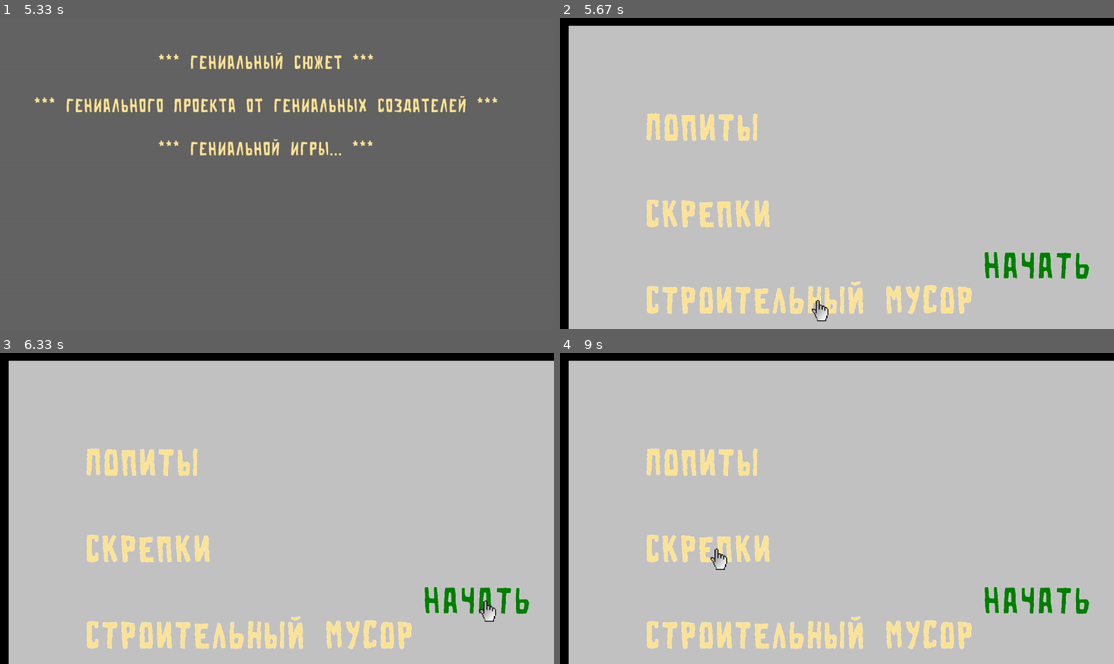
Above: before the commit, frames 1-4 (two rows, left to right).
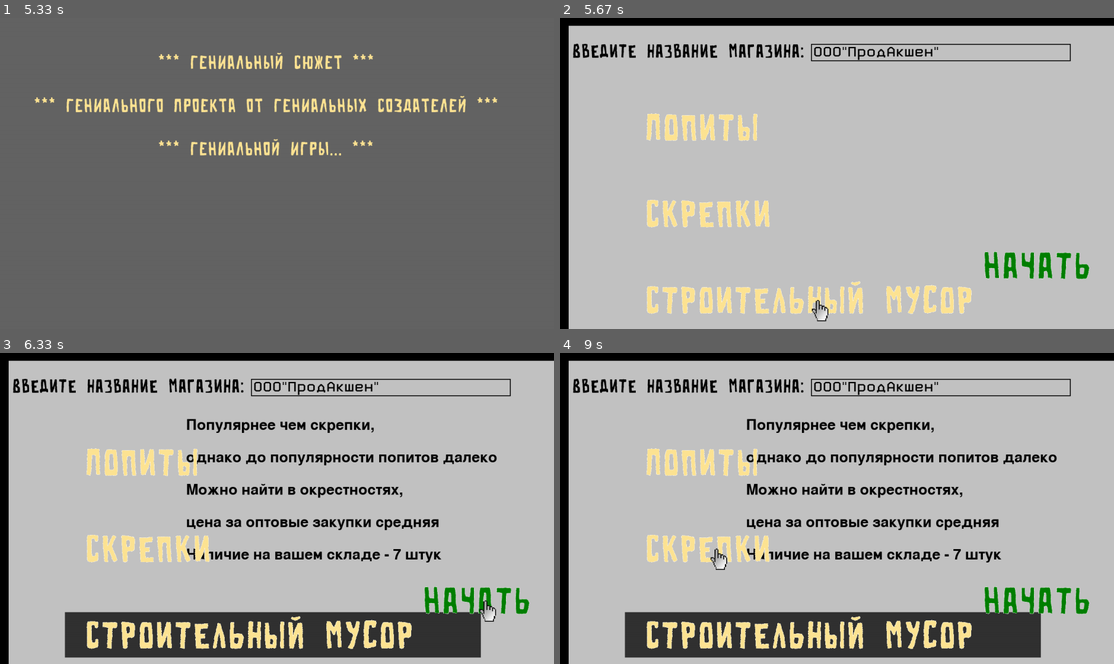
Above: after the commit, the same moments.

Repository: realReloadTime/GoodAppsProduction
Game: pygame game, started from start.py
The game is run twice, just before and just after one commit, with the same random seed, the same clock (stepped at 60 frames per second) and the same inputs.
Inputs (mouse positions are in pixels of both pictures, inside the frame that each line leads up to):
- Up to frame 1 (5.33 s): press the mouse at (254, 111) at 0.37 s; move the mouse to (271, 189) at 0.47 s; release the mouse at (293, 263) at 0.6 s; press the mouse at (254, 111) at 2.2 s; move the mouse to (171, 126) at 2.3 s; release the mouse at (88, 142) at 2.43 s; tap Esc at 4.65 s
- Up to frame 2 (5.67 s): press the mouse at (809, 301) at 5.62 s
- Up to frame 3 (6.33 s): move the mouse to (238, 586) at 5.72 s; release the mouse at (227, 536) at 5.85 s; press the mouse at (249, 636) at 5.95 s; move the mouse to (288, 561) at 6.05 s; release the mouse at (321, 489) at 6.18 s; press the mouse at (476, 598) at 6.28 s
- Up to frame 4 (9 s): move the mouse to (881, 561) at 6.38 s; release the mouse at (720, 520) at 6.52 s; press the mouse at (709, 548) at 6.62 s; move the mouse to (687, 483) at 6.72 s; release the mouse at (665, 421) at 6.85 s; press the mouse at (1036, 598) at 6.95 s; move the mouse to (958, 502) at 7.05 s; release the mouse at (875, 408) at 7.18 s; press the mouse at (709, 548) at 7.28 s; move the mouse to (687, 524) at 7.38 s; release the mouse at (659, 502) at 7.52 s; click (837, 393) at 7.63 s; press the mouse at (809, 636) at 7.95 s; move the mouse to (764, 595) at 8.05 s; release the mouse at (720, 555) at 8.18 s; press the mouse at (809, 636) at 8.28 s; move the mouse to (903, 552) at 8.38 s; release the mouse at (1003, 468) at 8.52 s; press the mouse at (809, 636) at 8.62 s; move the mouse to (892, 611) at 8.72 s; release the mouse at (975, 589) at 8.85 s; press the mouse at (709, 548) at 8.95 s

Frame 1 is identical in both runs. In frame 2, 1.8% of the frame differs, in the area x 2-93%, y 8-15%; in frame 3, 15%, in the area x 2-93%, y 8-99%; in frame 4, 15%.

Commit message:
done started screen, new class InputText, tip for user and tips for start goods, added database

Diff:
--- a/modules/pygame_button.py
+++ b/modules/pygame_button.py
@@ -7,7 +7,7 @@
 
 def clear_and_load_image(name, colorkey=None):
     fullname = os.path.join('data', name)
-    # если файл не существует, то выходим
+
     if not os.path.isfile(fullname):
         print(f"Файл с изображением '{fullname}' не найден")
         sys.exit()
@@ -20,20 +20,33 @@
         image.set_colorkey(colorkey)
     else:
         image = image.convert_alpha()
-
     return image
 
 
+# ПРИНЦИП РАБОТЫ КЛАССА
+# 1) берет clear_image.png, делает прозрачным
+# 2) создает текст и ужимает прозрачный фон до размера текста
+# 3) наносит текст на фон
 class Button(pygame.sprite.Sprite):
+
+    # name = текст кнопки,
+    # coords = (x, y) положение кнопки,
+    # color = (любой формат) цвет текста, можно указать None,
+    # *group = группировка для кнопки
     def __init__(self, name, coords, color, *group):
         super().__init__(*group)
+
         if color is None:
             color = '#FFE594'
+        font = pygame.font.Font('text_fonts/start_shr.ttf', 100)
+        text_surface = font.render(name, True, pygame.Color(color))
+
         self.name = name
+        self.tracing = False
+        self.selected = False
+
         self.image = clear_and_load_image('clear_image.png', -1)
         self.coords = coords
-        font = pygame.font.Font('text_fonts/start_shr.ttf', 100)
-        text_surface = font.render(name, True, pygame.Color(color))
         self.image = pygame.transform.scale(self.image, text_surface.get_size())
         self.image.blit(text_surface, (0, 0))
         self.size = self.image.get_width(), self.image.get_height()
@@ -41,7 +54,7 @@
 
     def clicked(self, mouse_pos):
         x, y = mouse_pos
-        if self.coords[0] <= x <= self.coords[0] + self.image.get_rect()[2] and\
-           self.coords[1] <= y <= self.coords[1] + self.image.get_rect()[3]:
+        if self.coords[0] <= x <= self.coords[0] + self.image.get_rect()[2] and \
+                self.coords[1] <= y <= self.coords[1] + self.image.get_rect()[3]:
             return True
         return False
--- a/modules/pygame_image.py
+++ b/modules/pygame_image.py
@@ -3,7 +3,7 @@
 import sys
 
 
-class Background(pygame.sprite.Sprite):  # специальный класс для добавления фонового изображения
+class Image(pygame.sprite.Sprite):  # преобразует файл изображения в формат, распознаваемый pygame
     def __init__(self, image_file, location=(0, 0)):
         pygame.sprite.Sprite.__init__(self)
         self.image = pygame.image.load(image_file)
--- /dev/null
+++ b/modules/pygame_text.py
@@ -0,0 +1,55 @@
+import pygame
+
+pygame.init()
+
+
+# берет текст, расположение, название файла шрифта(необяз.), размер(необяз.), цвет(любой формат, необяз.)
+# возвращает плоскость текста, координаты концов(по горизонтали и вертикали)
+def label(text, location, font_name='start_shr.ttf', size=50, color='black'):
+    if font_name is not None:
+        font_name = 'text_fonts/' + font_name
+    font = pygame.font.Font(font_name, size)
+    text_surface = font.render(text, True, pygame.Color(color))
+    return text_surface, location, text_surface.get_width() + location[0], text_surface.get_height() + location[1]
+
+
+class InputBox:
+    def __init__(self, x, y, w, h, text=''):
+        self.w = w
+        self.active_color, self.unactive_color = 'white', 'black'
+        self.rect = pygame.Rect(x, y, w, h)
+        self.color = pygame.Color('black')
+        self.text = text
+        self.font_val = pygame.font.Font('text_fonts/button_shr.ttf', 32)
+        self.txt_surface = self.font_val.render(text, True, self.color)
+        self.active = False
+
+    def handle_event(self, event):
+        if event.type == pygame.MOUSEBUTTONDOWN:
+            # If the user clicked on the input_box rect.
+            if self.rect.collidepoint(event.pos):
+                # Toggle the active variable.
+                self.active = not self.active
+            else:
+                self.active = False
+            # Change the current color of the input box.
+            self.color = self.active_color if self.active else self.unactive_color
+        if event.type == pygame.KEYUP:
+            if self.active:
+                if event.key == pygame.K_BACKSPACE:
+                    self.text = self.text[:-1]
+                else:
+                    self.text += event.unicode
+                # Re-render the text.
+                self.txt_surface = self.font_val.render(self.text, True, self.unactive_color)
+
+    def update(self):
+        # Resize the box if the text is too long.
+        width = max(self.w, self.txt_surface.get_width() + 10)
+        self.rect.w = width
+
+    def draw(self, screen):
+        # Blit the text.
+        screen.blit(self.txt_surface, (self.rect.x + 5, self.rect.y + 5))
+        # Blit the rect.
+        pygame.draw.rect(screen, self.color, self.rect, 2)
--- a/modules/text.py
+++ /dev/null
@@ -1,9 +0,0 @@
-import pygame
-
-pygame.init()
-
-
-def label(text, location, font_name='text_fonts/start_shr.ttf', size=50, color='black'):
-    font = pygame.font.Font(font_name, 100)
-    text_surface = font.render(text, True, pygame.Color(color))
-    return text_surface, text_surface.get_width() + location[0], text_surface.get_height() + location[1]
--- a/start.py
+++ b/start.py
@@ -3,7 +3,7 @@
 # Начать разработку дата базы для сохранения данных
 
 import pygame
-from modules import pygame_button, pygame_image
+from modules import pygame_button, pygame_image, pygame_text
 from win32api import GetSystemMetrics
 import os
 import sys
@@ -11,36 +11,42 @@
 
 class SellAndGive:
     def __init__(self):
-        # взять размеры экрана (нужно для правильного расположения объектов на любом экране)
         self.width = GetSystemMetrics(0)
         self.height = GetSystemMetrics(1)
+        self.screen = pygame.display.set_mode((self.width, self.height))
+        self.all_screens = ['MainMenu', 'NewGameScreen', 'Continue', 'Authors', 'Desktop', 'Site']
 
         self.menu_buttons = [['Новая игра', 0], ['Продолжить', 0], ['Авторы', 0],
                              ['Выйти', 0]]  # названия и состояния кнопок
 
-        # расположение кнопок
         self.menu_button_location = []  # ЗАПИСЬ ПО СХЕМЕ
-        # [x0 - обводка, y0 - обводка, ширина + обводка, высота + обводка]
-
-        self.screen = pygame.display.set_mode((self.width, self.height))
-
-        # менеджер экранов для удобного переключения между ними(список будет расширяться)
-        self.all_screens = ['MainMenu', 'NewGameScreen', 'Continue', 'Authors', 'Desktop', 'Site']
-
-        # отмечаем выбранный экран
+        # [x0 - обводка, y0 - обводка, ширина + обводка, высота + обводка] (заполняется в программе)
+
         self.selected_screen = self.all_screens[0]
-        self.start_plot_played = False
+        self.start_plot_played = False  # флаг проверки проигрыша сюжета
 
         self.buttons_start_group = pygame.sprite.Group()
-        font = pygame.font.Font(None, 100)
+        self.buttons_start_clicked = []  # здесь будет последняя нажатая кнопка при начальном выборе товара
+        self.start_text_input = pygame_text.InputBox(self.width - 700, 60, 600, 40, 'ООО"ПродАкшен"')
         start_buttons = [('Начать', (self.width - 300, self.height - 200), '#008000'),
-                   ('Попиты', (200, 200), None),
-                   ('Скрепки', (200, 400), None),
-                   ('Строительный мусор', (200, 600), None)]
+                         ('Попиты', (200, 200), None),
+                         ('Скрепки', (200, 400), None),
+                         ('Строительный мусор', (200, 600), None)]
+        self.start_buttons_info = {'Попиты': 'Самый ходовой товар в вашем городе, \nможно продавать за соответствующую '
+                                             'цену\n'
+                                             'Делаются в Китае, поэтому \nцена за оптовые закупки высокая,\n'
+                                             'Наличие на вашем складе - 10 штук',
+                                   'Скрепки': 'Не самый популярный товар в городе, \nдешево продается\n'
+                                              'Делаются в местном заводе, поэтому \nцена за оптовые закупки низкая\n'
+                                              'Наличие на вашем складе - 20 штук',
+                                   'Строительный мусор': 'Популярнее чем скрепки, \nоднако до популярности попитов '
+                                                         'далеко\n'
+                                                         'Можно найти в окрестностях, \nцена за оптовые закупки '
+                                                         'средняя\n'
+                                                         'Наличие на вашем складе - 7 штук'}
         for button in start_buttons:
-            new_button = pygame_button.Button(button[0], button[1], button[2], self.buttons_start_group)
-
-        # запускаем приложение
+            pygame_button.Button(button[0], button[1], button[2], self.buttons_start_group)
+
         self.app_running()
 
     def app_running(self):  # старт и работа приложения
@@ -57,10 +63,58 @@
 
         while running:
             for event in pygame.event.get():
+                if self.selected_screen == self.all_screens[1]:
+                    self.start_text_input.handle_event(event)
                 if event.type == pygame.QUIT or \
                         event.type == pygame.KEYDOWN and event.key == pygame.K_ESCAPE:  # выход на кнопку ESC
                     self.app_end()
                     running = False
+
+                if event.type == pygame.MOUSEBUTTONDOWN:  # проверка нажатия мыши
+
+                    if self.selected_screen == self.all_screens[0]:
+
+                        # нажатие по кнопке выхода
+                        if self.menu_button_location[3][0] <= event.pos[0] <= \
+                                self.menu_button_location[3][0] + self.menu_button_location[3][2] and \
+                                self.menu_button_location[3][1] <= event.pos[1] <= \
+                                self.menu_button_location[3][1] + self.menu_button_location[3][3]:
+                            self.app_end()
+                            running = False
+
+                        # нажатие по кнопке Новая Игра
+                        elif self.menu_button_location[0][0] <= event.pos[0] <= \
+                                self.menu_button_location[0][0] + self.menu_button_location[0][2] and \
+                                self.menu_button_location[0][1] <= event.pos[1] <= \
+                                self.menu_button_location[0][1] + self.menu_button_location[0][3]:
+                            self.selected_screen = self.all_screens[1]
+
+                        # нажатие по кнопке Продолжить
+                        elif self.menu_button_location[1][0] <= event.pos[0] <= \
+                                self.menu_button_location[1][0] + self.menu_button_location[1][2] and \
+                                self.menu_button_location[1][1] <= event.pos[1] <= \
+                                self.menu_button_location[1][1] + self.menu_button_location[1][3]:
+                            self.selected_screen = self.all_screens[2]
+
+                        # нажатие по кнопке Авторы
+                        elif self.menu_button_location[2][0] <= event.pos[0] <= \
+                                self.menu_button_location[2][0] + self.menu_button_location[2][2] and \
+                                self.menu_button_location[2][1] <= event.pos[1] <= \
+                                self.menu_button_location[2][1] + self.menu_button_location[2][3]:
+                            self.selected_screen = self.all_screens[3]
+
+                    # кнопки на стартовом экране
+                    if self.selected_screen == self.all_screens[1]:
+                        for button in self.buttons_start_group.sprites():
+                            if button.clicked(event.pos) and button.name != 'Начать':
+                                button.tracing = False
+                                self.buttons_start_clicked.append(button.name)
+                                if len(self.buttons_start_clicked) > 1:
+                                    del self.buttons_start_clicked[0]
+                            elif button.clicked(event.pos) \
+                                    and button.name == 'Начать' \
+                                    and bool(self.buttons_start_clicked):
+                                print('СТАРТУЕМ с начальным выбором ' + self.buttons_start_clicked[0], 'И названием ' + self.start_text_input.text)
 
                 if event.type == pygame.MOUSEMOTION:
                     mouse_coords = event.pos
@@ -73,45 +127,17 @@
                             else:
                                 self.menu_buttons[self.menu_button_location.index([x, y, w, h])][1] = 0
 
-                if event.type == pygame.MOUSEBUTTONDOWN:  # проверка нажатия мыши
-
-                    if self.selected_screen == self.all_screens[0]:
-
-                        # нажатие по кнопке выхода
-                        if self.menu_button_location[3][0] <= event.pos[0] <=\
-                                self.menu_button_location[3][0] + self.menu_button_location[3][2] and\
-                                self.menu_button_location[3][1] <= event.pos[1] <=\
-                                self.menu_button_location[3][1] + self.menu_button_location[3][3]:
-                            self.app_end()
-                            running = False
-
-                        # нажатие по кнопке Новая Игра
-                        elif self.menu_button_location[0][0] <= event.pos[0] <=\
-                                self.menu_button_location[0][0] + self.menu_button_location[0][2] and\
-                                self.menu_button_location[0][1] <= event.pos[1] <=\
-                                self.menu_button_location[0][1] + self.menu_button_location[0][3]:
-                            self.selected_screen = self.all_screens[1]
-
-                        # нажатие по кнопке Продолжить
-                        elif self.menu_button_location[1][0] <= event.pos[0] <=\
-                                self.menu_button_location[1][0] + self.menu_button_location[1][2] and\
-                                self.menu_button_location[1][1] <= event.pos[1] <=\
-                                self.menu_button_location[1][1] + self.menu_button_location[1][3]:
-                            self.selected_screen = self.all_screens[2]
-
-                        # нажатие по кнопке Авторы
-                        elif self.menu_button_location[2][0] <= event.pos[0] <=\
-                                self.menu_button_location[2][0] + self.menu_button_location[2][2] and\
-                                self.menu_button_location[2][1] <= event.pos[1] <=\
-                                self.menu_button_location[2][1] + self.menu_button_location[2][3]:
-                            self.selected_screen = self.all_screens[3]
-
-                    # кнопки на стартовом экране
                     if self.selected_screen == self.all_screens[1]:
                         for button in self.buttons_start_group.sprites():
-                            if button.clicked(event.pos):
-                                print(button.rect)
-                                pygame.draw.rect(self.screen, pygame.Color(200, 200, 200), (button.rect[0], button.rect[1], button.rect[0] + button.size[0], button.rect[1] + button.size[1]))
+                            if button.clicked(event.pos) \
+                                    and button.name not in self.buttons_start_clicked \
+                                    and button.name != 'Начать':
+                                button.tracing = True
+                            elif button.name in self.buttons_start_clicked:
+                                button.selected = True
+                            else:
+                                button.selected = False
+                                button.tracing = False
 
             if not running:
                 continue
@@ -119,16 +145,16 @@
             if self.selected_screen == 'MainMenu':  # действия при выборе экрана главного меню(по умолчанию)
                 self.draw_main_menu()
 
-            if self.selected_screen == 'NewGameScreen':
+            elif self.selected_screen == 'NewGameScreen':
                 if not self.start_plot_played:
                     self.start_plot()
                     self.start_plot_played = True
                 self.starting_screen()
 
-            if self.selected_screen == 'Desktop':
+            elif self.selected_screen == 'Desktop':
                 pass
 
-            if self.selected_screen == 'Site':
+            elif self.selected_screen == 'Site':
                 pass
 
             self.screen.blit(cursor, mouse_coords)
@@ -136,7 +162,7 @@
             clock.tick(100)
 
     def draw_main_menu(self):  # перенести сюда простыню из app_running
-        menu_background = pygame_image.Background('data/background_menu.png', [0, 0])
+        menu_background = pygame_image.Image('data/background_menu.png', [0, 0])
         self.screen.blit(menu_background.image, menu_background.rect)
 
         for i in range(3):
@@ -195,37 +221,33 @@
             for ind, element in enumerate(true_text):  # для каждой строчки
                 if skip_plot:
                     break
-                if 'Продай' not in element and\
-                   'овольно' not in element and\
-                   'друга' not in element and\
-                   'жизнь' not in element:
+                if 'Продай' not in element and \
+                        'овольно' not in element and \
+                        'друга' not in element and \
+                        'жизнь' not in element:
                     font = pygame.font.Font('text_fonts/start_shr.ttf', 50)
                     text = font.render(element, True, pygame.Color('#FFE594'))  # текст
                     text_x = self.width // 1.92 - text.get_width() // 2 - 50
                     text_y = self.height // 7 - text.get_height() // 2 + 50 * ind
-                    text_w = text.get_width()
-                    text_h = text.get_height()
+
                 elif 'вольно' in element:
                     font = pygame.font.Font('text_fonts/start_shr.ttf', 120)
                     text = font.render(element, True, pygame.Color('#FFE594'))  # текст
                     text_x = self.width // 1.92 - text.get_width() // 2 - 50
                     text_y = self.height // 8 - text.get_height() // 2 + 50 * ind
-                    text_w = text.get_width()
-                    text_h = text.get_height()
+
                 elif 'друга' in element or 'жизнь' in element:
                     font = pygame.font.Font('text_fonts/start_shr.ttf', 90)
                     text = font.render(element, True, pygame.Color('#FFE594'))  # текст
                     text_x = self.width // 1.92 - text.get_width() // 2 - 50
                     text_y = self.height // 6 - text.get_height() // 2 + 100 * ind
-                    text_w = text.get_width()
-                    text_h = text.get_height()
+
                 else:
                     font = pygame.font.Font('text_fonts/start_shr.ttf', 200)
                     text = font.render(element, True, pygame.Color('#FFE594'))  # текст
                     text_x = self.width // 1.92 - text.get_width() // 2 - 50
                     text_y = self.height // 3 - text.get_height() // 2 + 50 * ind
-                    text_w = text.get_width()
-                    text_h = text.get_height()
+
                 self.screen.blit(text, (text_x, text_y))
                 pygame.display.flip()
                 clock.tick(2)
@@ -242,8 +264,30 @@
                     clock.tick(999999)
 
     def starting_screen(self):  # здесь будет рисоваться стартовый экран
-        screen_background = pygame_image.Background('data/computer_prototype.png')
+        screen_background = pygame_image.Image('data/computer_prototype.png')
+        name_label = pygame_text.label('Введите название магазина:', (self.width - 1250, 50))
+        tip = '\nПОДСКАЗКА: Помните, что завершая день\n'\
+              'На счету должно оставаться как минимум 10 рублей!\n'\
+              'Иначе вы умрете от голода.'
         self.screen.blit(screen_background.image, screen_background.rect)
+        for button in self.buttons_start_group.sprites():
+            if button.tracing:
+                pygame.draw.rect(self.screen, pygame.Color(150, 150, 150), (
+                    button.rect[0] - 50, button.rect[1], button.rect[0] + button.size[0], button.size[1]))
+            elif button.selected and button.name != 'Начать':
+                info = self.start_buttons_info[button.name].split('\n')
+                for ind, element in enumerate(info):
+                    info_label = pygame_text.label(element, (self.width - 850, 150 + 75 * ind), None)
+                    self.screen.blit(info_label[0], info_label[1])
+                pygame.draw.rect(self.screen, pygame.Color(50, 50, 50), (
+                    button.rect[0] - 50, button.rect[1], button.rect[0] + button.size[0], button.size[1]))
+
+        self.start_text_input.update()
+        self.screen.blit(name_label[0], name_label[1])
+        for ind, text in enumerate(tip.split('\n')):
+            tip_label = pygame_text.label(text, (200, 700 + 50 * ind))
+            self.screen.blit(tip_label[0], tip_label[1])
+        self.start_text_input.draw(self.screen)
         self.buttons_start_group.draw(self.screen)
 
     def desktop_screen(self):  # здесь будет рисоваться "рабочий" стол
Binary file added: data/saved_data.db
